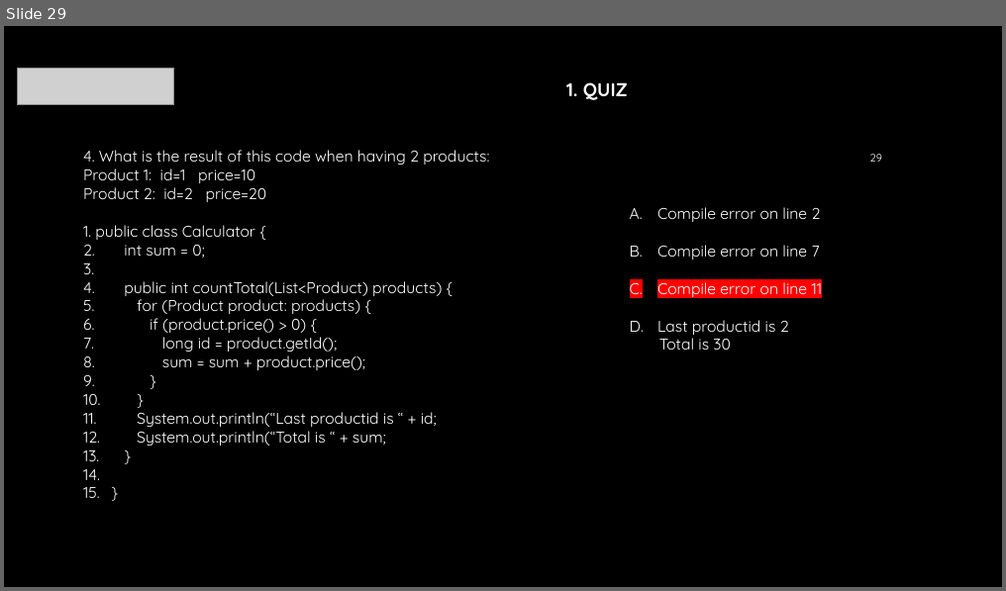
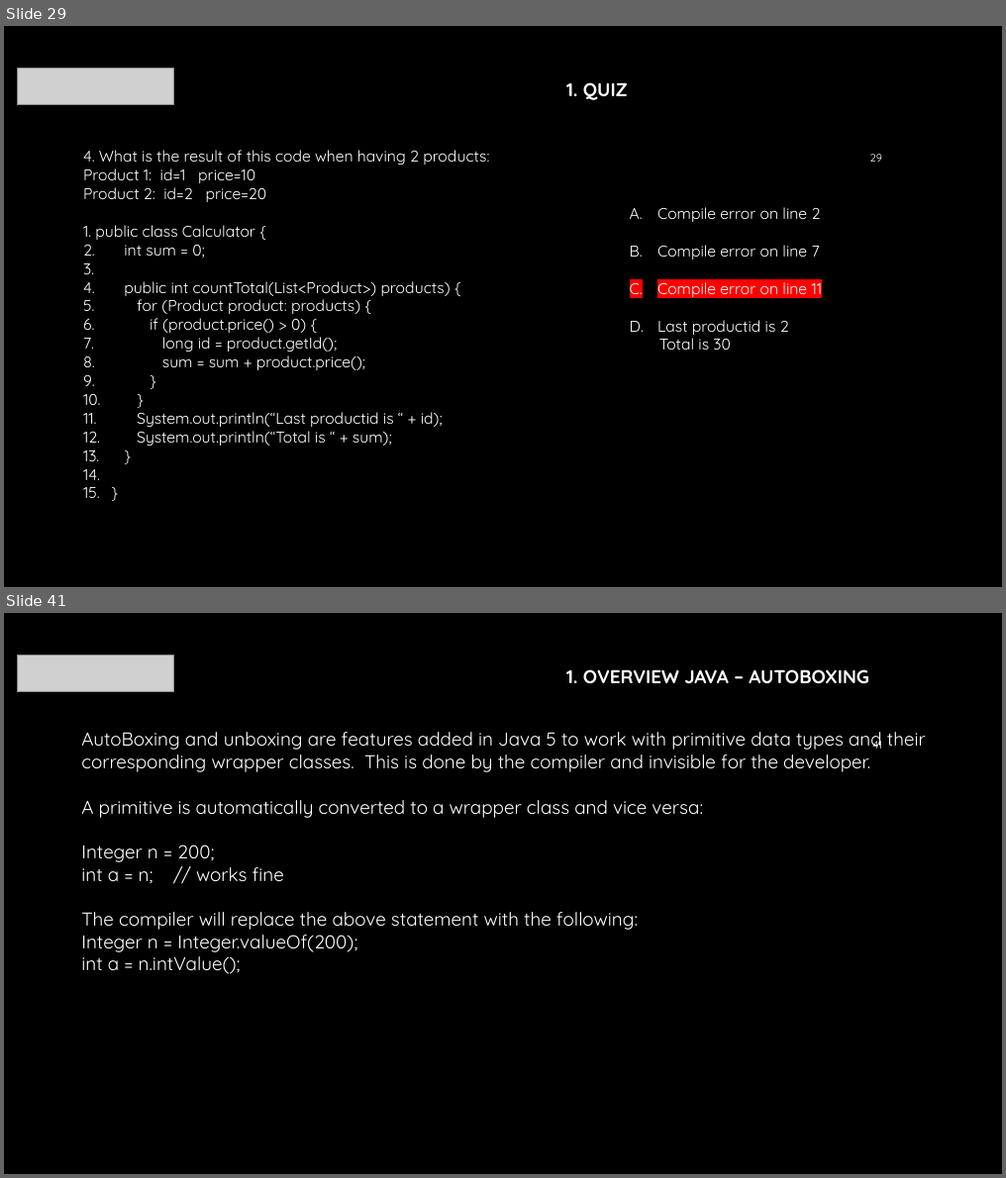
Before and after one commit to mraalten/javafundamentals, a slide deck: docs/training/Presentation.pptx. Shown one above the other, each under a label of ours: slide 29 before the commit, slides 29 and 41 after it; the slides between them are not shown. The pictures are 1006x591 and 1006x1178 pixels, drawn with LibreOffice and Linux fonts; fonts in the diff are those of the drawing; grey boxes stand for pictures; background and template pictures are left out. Boxes give left, top, right and bottom in pixels: in the first picture for what was removed or moved away, otherwise in the second. Text is boxed around its words. In the diff, an @@ line names an element or a change of style, - is before the commit and + after.

```diff
--- a/docs/training/Presentation.pptx
+++ b/docs/training/Presentation.pptx
@@ slide 41 added at (x1=4, y1=613, x2=1002, y2=1174), background #000000 @@
@@ picture added at (x1=18, y1=655, x2=174, y2=692) @@
@@ text added at (x1=566, y1=669, x2=869, y2=684), 18 pt, text #FFFFFF, bold @@
+1. OVERVIEW JAVA – AUTOBOXING
@@ text added at (x1=81, y1=732, x2=926, y2=974), 18 pt, text #FFFFFF @@
+AutoBoxing and unboxing are features added in Java 5 to work with primitive data types and their corresponding wrapper classes. This is done by the compiler and invisible for the developer.
+A primitive is automatically converted to a wrapper class and vice versa:
+Integer n = 200;
+int a = n; // works fine
+The compiler will replace the above statement with the following:
+Integer n = Integer.valueOf(200);
+int a = n.intValue();
@@ page number added at (x1=872, y1=738, x2=882, y2=749), 10.5 pt, text #FFFFFF @@
+41
@@ slide 29 changed as well @@
@@ text at (x1=124, y1=281, x2=450, y2=296): text changed @@
-3. public int countTotal(List<Product) products) {
+3. public int countTotal(List<Product>) products) {
@@ text at (x1=137, y1=412, x2=443, y2=446): text changed @@
-10. System.out.println(“Last productid is “ + id;
-11. System.out.println(“Total is “ + sum;
+10. System.out.println(“Last productid is “ + id);
+11. System.out.println(“Total is “ + sum);
```
Also in this commit, not shown: 1 other slide changed, 22 other slides added.
